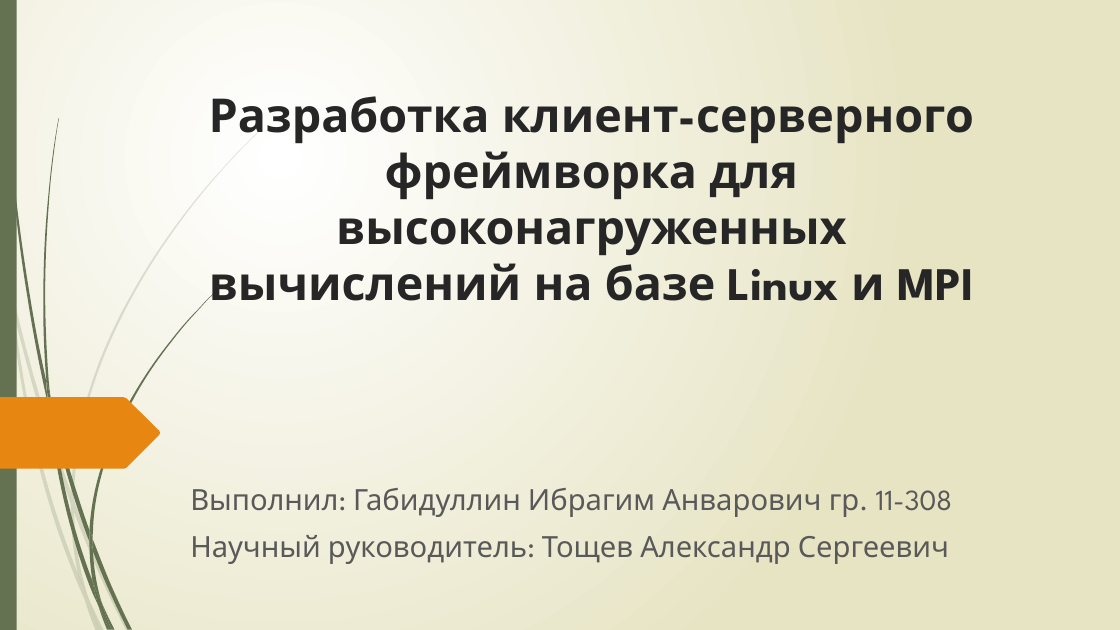
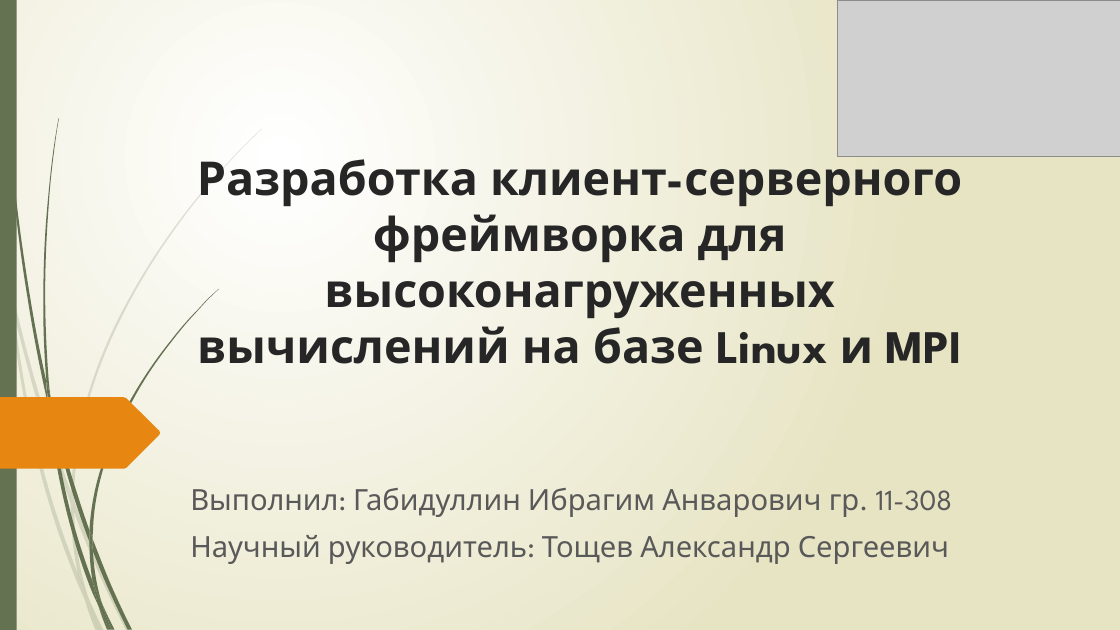
Before and after one commit to IbragimGabi/Diploma, a slide deck: slide 1 of презентация.pptx. Drawn at 1120x630 pixels with LibreOffice and Linux fonts; fonts in the diff are those of the drawing; grey boxes stand for pictures. Boxes give left, top, right and bottom in pixels: in the first picture for what was removed or moved away, otherwise in the second. Text is boxed around its words. In the diff, an @@ line names an element or a change of style, - is before the commit and + after.

```diff
--- a/презентация.pptx
+++ b/презентация.pptx
@@ picture added at (838, 0, 1120, 156) @@
@@ title "Разработка клиент-серверного фреймворка для высоконагруженны ..." rewrapped from (209, 96, 974, 301) to (197, 152, 962, 364) @@
```
Also in this commit, not shown: 7 other slides changed, 2 slides added, 2 slides removed.
